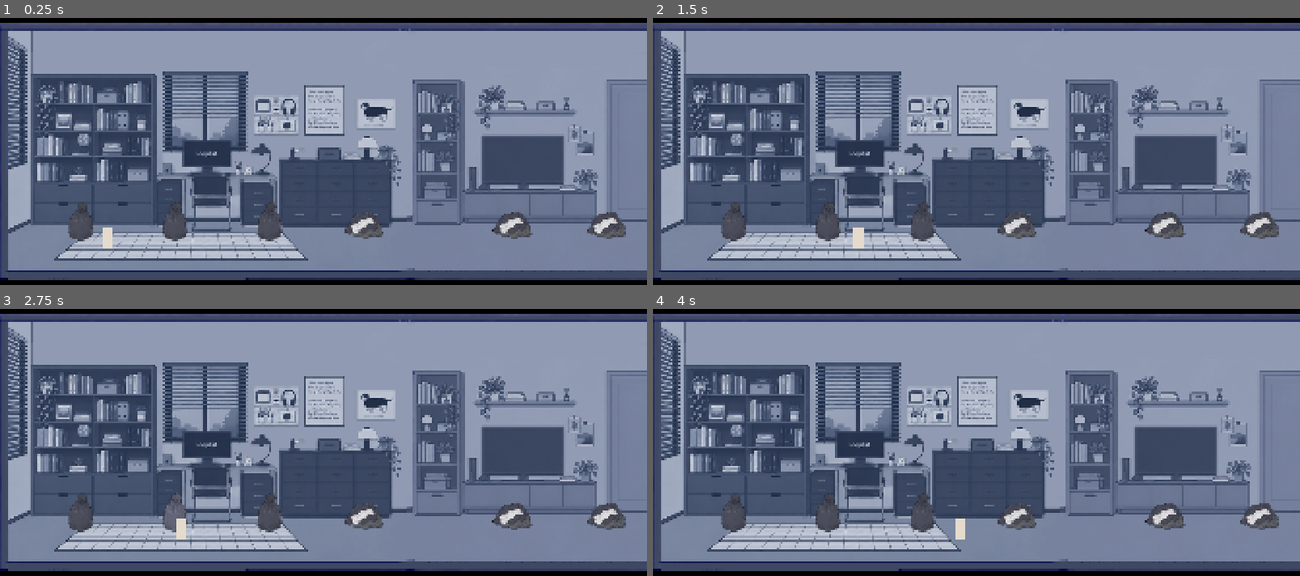
Above: before the commit, frames 1-4 (two rows, left to right).
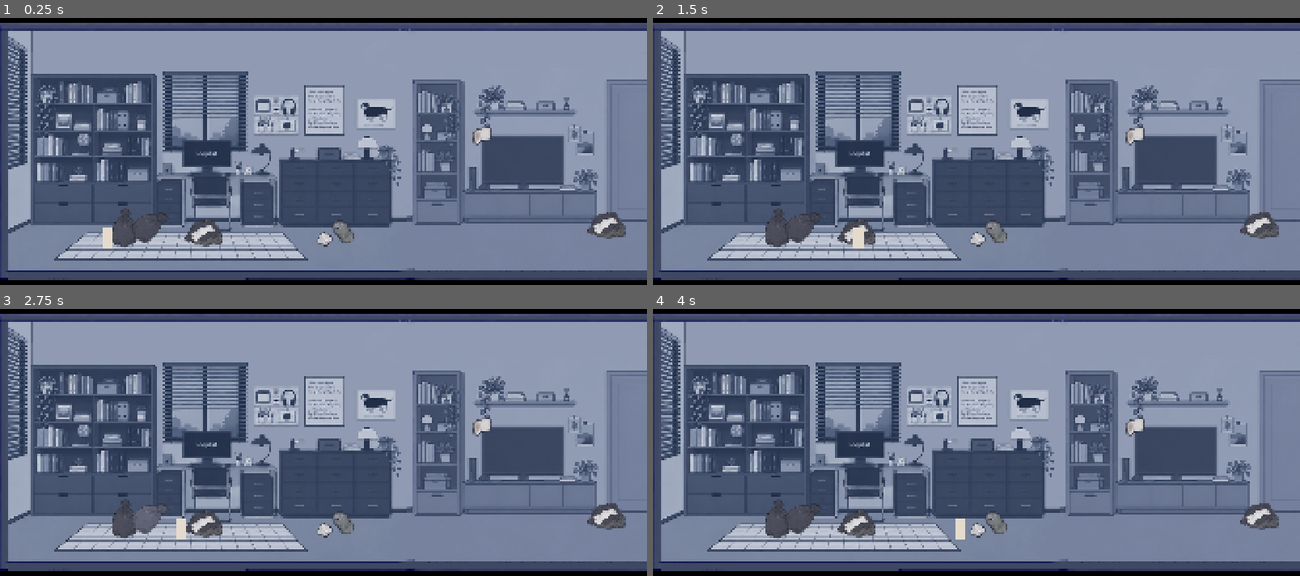
Above: after the commit, the same moments.

Repository: genshi-kotoba/Spine
Game: Godot game, scene res://scenes/c4_floor.tscn
Two runs of this game, one before a commit and one after it. Both use one fixed random seed, a clock stepped at 60 frames per second and the inputs below. This scene is started directly instead of the project's main scene.
Inputs (mouse positions are in pixels of both pictures, inside the frame that each line leads up to):
- Up to frame 1 (0.25 s): no input
- Up to frame 2 (1.5 s): tap Enter at 0.5 s; move the mouse to (1118, 103) at 0.52 s; hold D (move_right) 0.53-1.28 s; hold Space (breathe) 0.53-1.28 s; click (1118, 103) at 0.67 s; move the mouse to (847, 146) at 1.27 s; hold A (move_left) from 1.28 s (still down); tap T (dialogue_t) at 1.35 s
- Up to frame 3 (2.75 s): move the mouse to (388, 325) at 2.02 s; release A (move_left) at 2.03 s; hold D (move_right) from 2.03 s (still down); hold U (dialogue_u) from 2.03 s (still down)
- Up to frame 4 (4 s): move the mouse to (944, 498) at 2.77 s; release U (dialogue_u) at 2.78 s; tap Y (dialogue_y) at 2.85 s; click (944, 498) at 2.92 s; move the mouse to (1170, 479) at 3.52 s; release D (move_right) at 3.53 s; hold A (move_left) from 3.53 s (still down); hold E (interact) from 3.53 s (still down)

The runs differ from the first frame. In frame 1, 2.9% of the frame differs, in the area x 10-83%, y 40-87%; in frame 2, 2.8%; in frame 3, 3.0%; in frame 4, 2.9%.

Commit message:
fix c4 waste interaction: zero CollisionShape2D offsets (detection zone was dragged away from sprites)

Diff:
--- a/scenes/c4_floor.tscn
+++ b/scenes/c4_floor.tscn
@@ -25,7 +25,7 @@
 size = Vector2(178, 475)
 
 [sub_resource type="RectangleShape2D" id="waste_col"]
-size = Vector2(48, 48)
+size = Vector2(136, 629.25)
 
 [node name="C4Floor" unique_id=1644574310 instance=ExtResource("1")]
 script = ExtResource("7")
@@ -89,7 +89,7 @@
 highlight_enabled = true
 
 [node name="CollisionShape2D" type="CollisionShape2D" parent="Doors/BedroomDoor" index="0" unique_id=1869043597]
-position = Vector2(-32, -225.5)
+position = Vector2(-29, -203)
 shape = SubResource("door_col")
 
 [node name="Items" type="Node2D" parent="." index="4" unique_id=80992964]
@@ -104,8 +104,8 @@
 [node name="CollisionShape2D" type="CollisionShape2D" parent="Items/Waste1" index="0" unique_id=2132886799]
 shape = SubResource("waste_col")
 
-[node name="Sprite2D" type="Sprite2D" parent="Items/Waste1"]
-position = Vector2(0, -53)
+[node name="Sprite2D" type="Sprite2D" parent="Items/Waste1" index="1" unique_id=1480052273]
+position = Vector2(129, -34)
 scale = Vector2(2, 2)
 texture = ExtResource("9")
 
@@ -119,8 +119,9 @@
 [node name="CollisionShape2D" type="CollisionShape2D" parent="Items/Waste2" index="0" unique_id=1549843275]
 shape = SubResource("waste_col")
 
-[node name="Sprite2D" type="Sprite2D" parent="Items/Waste2"]
-position = Vector2(0, -53)
+[node name="Sprite2D" type="Sprite2D" parent="Items/Waste2" index="1" unique_id=886503241]
+position = Vector2(-80, -44)
+rotation = 0.9302605
 scale = Vector2(2, 2)
 texture = ExtResource("9")
 
@@ -134,8 +135,9 @@
 [node name="CollisionShape2D" type="CollisionShape2D" parent="Items/Waste3" index="0" unique_id=646670680]
 shape = SubResource("waste_col")
 
-[node name="Sprite2D" type="Sprite2D" parent="Items/Waste3"]
-position = Vector2(0, -53)
+[node name="Sprite2D" type="Sprite2D" parent="Items/Waste3" index="1" unique_id=40165934]
+position = Vector2(1772, -41)
+rotation = -1.7837265
 scale = Vector2(2, 2)
 texture = ExtResource("9")
 
@@ -149,8 +151,8 @@
 [node name="CollisionShape2D" type="CollisionShape2D" parent="Items/Waste4" index="0" unique_id=1841676935]
 shape = SubResource("waste_col")
 
-[node name="Sprite2D" type="Sprite2D" parent="Items/Waste4"]
-position = Vector2(0, -53)
+[node name="Sprite2D" type="Sprite2D" parent="Items/Waste4" index="1" unique_id=1570234738]
+position = Vector2(-475, -30)
 scale = Vector2(2, 2)
 texture = ExtResource("10")
 
@@ -164,8 +166,8 @@
 [node name="CollisionShape2D" type="CollisionShape2D" parent="Items/Waste5" index="0" unique_id=709825017]
 shape = SubResource("waste_col")
 
-[node name="Sprite2D" type="Sprite2D" parent="Items/Waste5"]
-position = Vector2(0, -53)
+[node name="Sprite2D" type="Sprite2D" parent="Items/Waste5" index="1" unique_id=1024459404]
+position = Vector2(2119, -18)
 scale = Vector2(2, 2)
 texture = ExtResource("10")
 
@@ -179,7 +181,7 @@
 [node name="CollisionShape2D" type="CollisionShape2D" parent="Items/Waste6" index="0" unique_id=1870005578]
 shape = SubResource("waste_col")
 
-[node name="Sprite2D" type="Sprite2D" parent="Items/Waste6"]
+[node name="Sprite2D" type="Sprite2D" parent="Items/Waste6" index="1" unique_id=1587168862]
 position = Vector2(0, -53)
 scale = Vector2(2, 2)
 texture = ExtResource("10")
@@ -194,8 +196,8 @@
 [node name="CollisionShape2D" type="CollisionShape2D" parent="Items/Waste7" index="0" unique_id=302846402]
 shape = SubResource("waste_col")
 
-[node name="Sprite2D" type="Sprite2D" parent="Items/Waste7"]
-position = Vector2(0, -53)
+[node name="Sprite2D" type="Sprite2D" parent="Items/Waste7" index="1" unique_id=1403248299]
+position = Vector2(-1117, -9)
 scale = Vector2(2, 2)
 texture = ExtResource("11")
 
@@ -209,8 +211,8 @@
 [node name="CollisionShape2D" type="CollisionShape2D" parent="Items/Waste8" index="0" unique_id=1113183116]
 shape = SubResource("waste_col")
 
-[node name="Sprite2D" type="Sprite2D" parent="Items/Waste8"]
-position = Vector2(0, -53)
+[node name="Sprite2D" type="Sprite2D" parent="Items/Waste8" index="1" unique_id=768145877]
+position = Vector2(-243, -201)
 scale = Vector2(2, 2)
 texture = ExtResource("11")
 
@@ -224,8 +226,8 @@
 [node name="CollisionShape2D" type="CollisionShape2D" parent="Items/Waste9" index="0" unique_id=210119759]
 shape = SubResource("waste_col")
 
-[node name="Sprite2D" type="Sprite2D" parent="Items/Waste9"]
-position = Vector2(0, -53)
+[node name="Sprite2D" type="Sprite2D" parent="Items/Waste9" index="1" unique_id=2016800548]
+position = Vector2(275, -201)
 scale = Vector2(2, 2)
 texture = ExtResource("12")
 
@@ -239,8 +241,9 @@
 [node name="CollisionShape2D" type="CollisionShape2D" parent="Items/Waste10" index="0" unique_id=1558475324]
 shape = SubResource("waste_col")
 
-[node name="Sprite2D" type="Sprite2D" parent="Items/Waste10"]
-position = Vector2(0, -53)
+[node name="Sprite2D" type="Sprite2D" parent="Items/Waste10" index="1" unique_id=130816959]
+position = Vector2(-2020, -30)
+rotation = 0.85346603
 scale = Vector2(2, 2)
 texture = ExtResource("12")
 
@@ -254,8 +257,8 @@
 [node name="CollisionShape2D" type="CollisionShape2D" parent="Items/Waste11" index="0" unique_id=287358290]
 shape = SubResource("waste_col")
 
-[node name="Sprite2D" type="Sprite2D" parent="Items/Waste11"]
-position = Vector2(0, -53)
+[node name="Sprite2D" type="Sprite2D" parent="Items/Waste11" index="1" unique_id=1589370823]
+position = Vector2(91, -206)
 scale = Vector2(2, 2)
 texture = ExtResource("13")
 
@@ -269,8 +272,9 @@
 [node name="CollisionShape2D" type="CollisionShape2D" parent="Items/Waste12" index="0" unique_id=1682202386]
 shape = SubResource("waste_col")
 
-[node name="Sprite2D" type="Sprite2D" parent="Items/Waste12"]
-position = Vector2(0, -53)
+[node name="Sprite2D" type="Sprite2D" parent="Items/Waste12" index="1" unique_id=421558521]
+position = Vector2(-2089, -316)
+rotation = -4.3441243
 scale = Vector2(2, 2)
 texture = ExtResource("13")
 
Not shown, changed: scenes/c4_floor.tscn.bak
